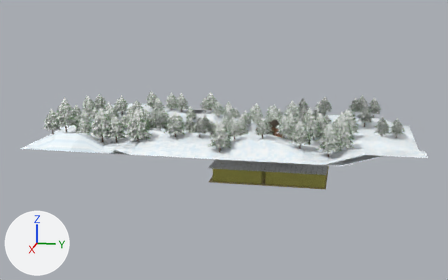
The glTF model src/models/env/whole_scene.gltf, before and after one commit.
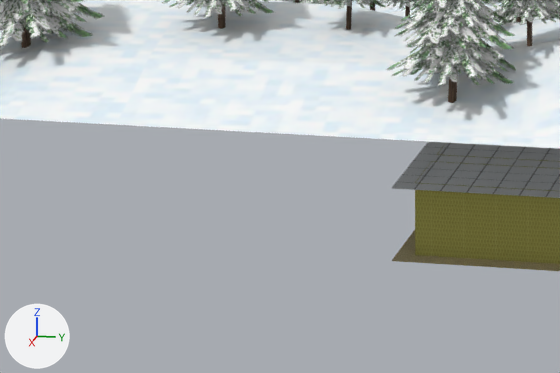
The first picture shows the older version from a 50 mm camera at (163.8, 19.0, 38.4) aimed at (2.3, -13.3, -2.0). The close-ups show both versions on the part from 30% to 54% of the width and 47% to 73% of the height of that picture; other places that the commit changed are outside them. The axes (+X, +Y, +Z) are drawn at lower left. The lights are the same throughout. Where no turn or scale is listed for an object, it has been applied to the vertices.

Before the edit, the objects in view are built like this:
```python
me_cube_011 = bpy.data.meshes.new('Cube.011')
me_cube_011.from_pydata(...)  # 288 vertices, 418 faces; spans x -13.3..13.8, y -13.9..14.7, z -2.0..2.0
me_cube_011.materials.append(mat_material_016)  # picture img_backrooms_128
me_cylinder_058 = bpy.data.meshes.new('Cylinder.058')
me_cylinder_058.from_pydata(...)  # 55 vertices, 70 faces; spans x -2.0..2.03, y -2.01..2.01, z -2.34..2.96
# faces by material slot: [16, 54]
me_cylinder_058.materials.append(mat_material_004)  # picture img_beams_128
me_cylinder_058.materials.append(mat_material_002)  # picture img_snow_tree
me_plane_006 = bpy.data.meshes.new('Plane.006')
me_plane_006.from_pydata(...)  # 4 vertices, 2 faces; spans x -14.9..14.9, y -14.9..14.9, z 0.0
me_plane_006.materials.append(mat_material_019)  # picture img_backrooms_ceiling
ob_backrooms_ceiling = bpy.data.objects.new('backrooms-ceiling', me_plane_006)
ob_backrooms_ceiling.location = (0.49, 0.05, -6.33)
ob_backrooms_walls = bpy.data.objects.new('backrooms-walls', me_cube_011)
ob_backrooms_walls.location = (0.49, 0.05, -8.29)
ob_tree_053 = bpy.data.objects.new('tree.053', me_cylinder_058)
ob_tree_053.location = (19.33, -7.29, 4.57)
# also in view: 'tree.095' at (15.6, -23.2, 4.4); 'tree.097' at (18.2, -32.4, 4.1); 'Plane.001' at (1.7, 0.1, 0.0); 'backrooms-floor' at (0.5, 0.0, -10.1); 'tree.098' at (21.5, -10.4, 3.3)
```
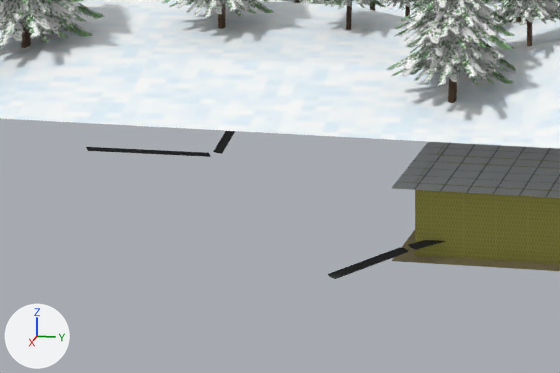
Where the newer file only moved an object's origin or applied its transform, the numbers keep the older frame.

The edits, one by one:
Material 'fake-metal' (mat_fake_metal) is new.
Its base color is (0.0489, 0.0489, 0.0489) (black #3e3e3e).
Its roughness is 1.0.
Mesh me_cylinder_150 is new.
It has 40 vertices, 52 faces and spans x -22.5..7.7, y -23.4..2.0, z -0.3..0.0.
It uses material mat_fake_metal (black #3e3e3e).
Object 'table-legs.002' (ob_table_legs_002) is new; it shows me_cylinder_150.
Its location is (13.13, -12.05, -9.24).

Where the change shows, as pixel boxes (x1, y1, x2, y2) in the close-ups (560 x 373 px):
'table-legs.002', added (black): after (86, 131, 445, 279)
